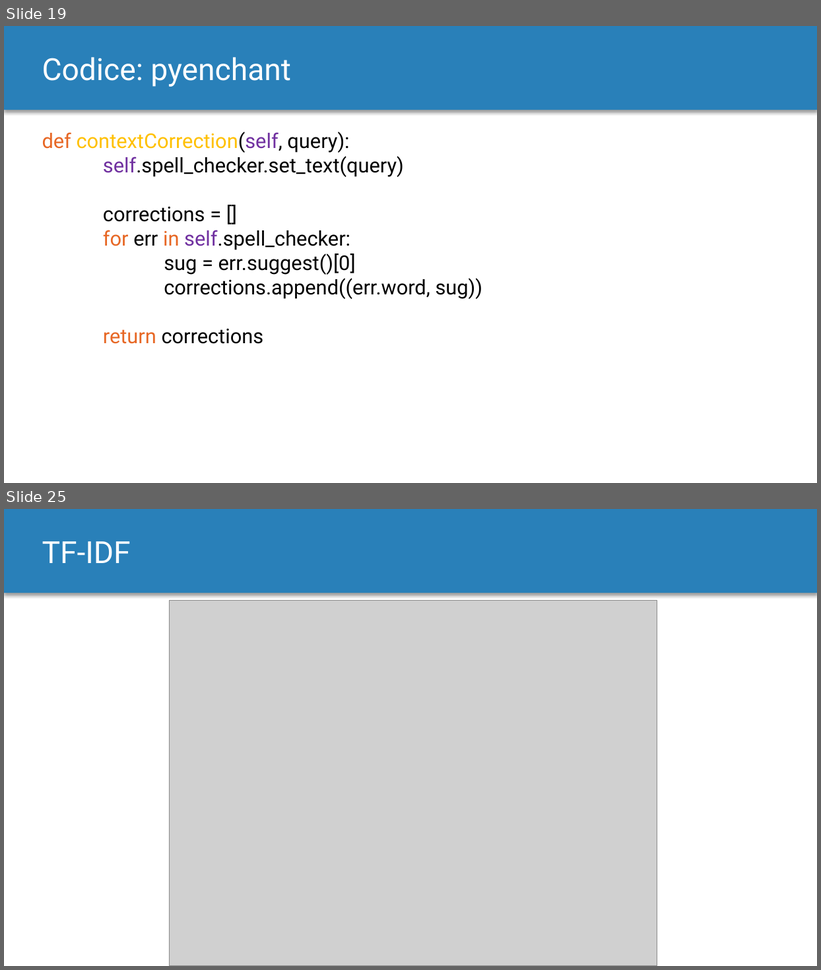
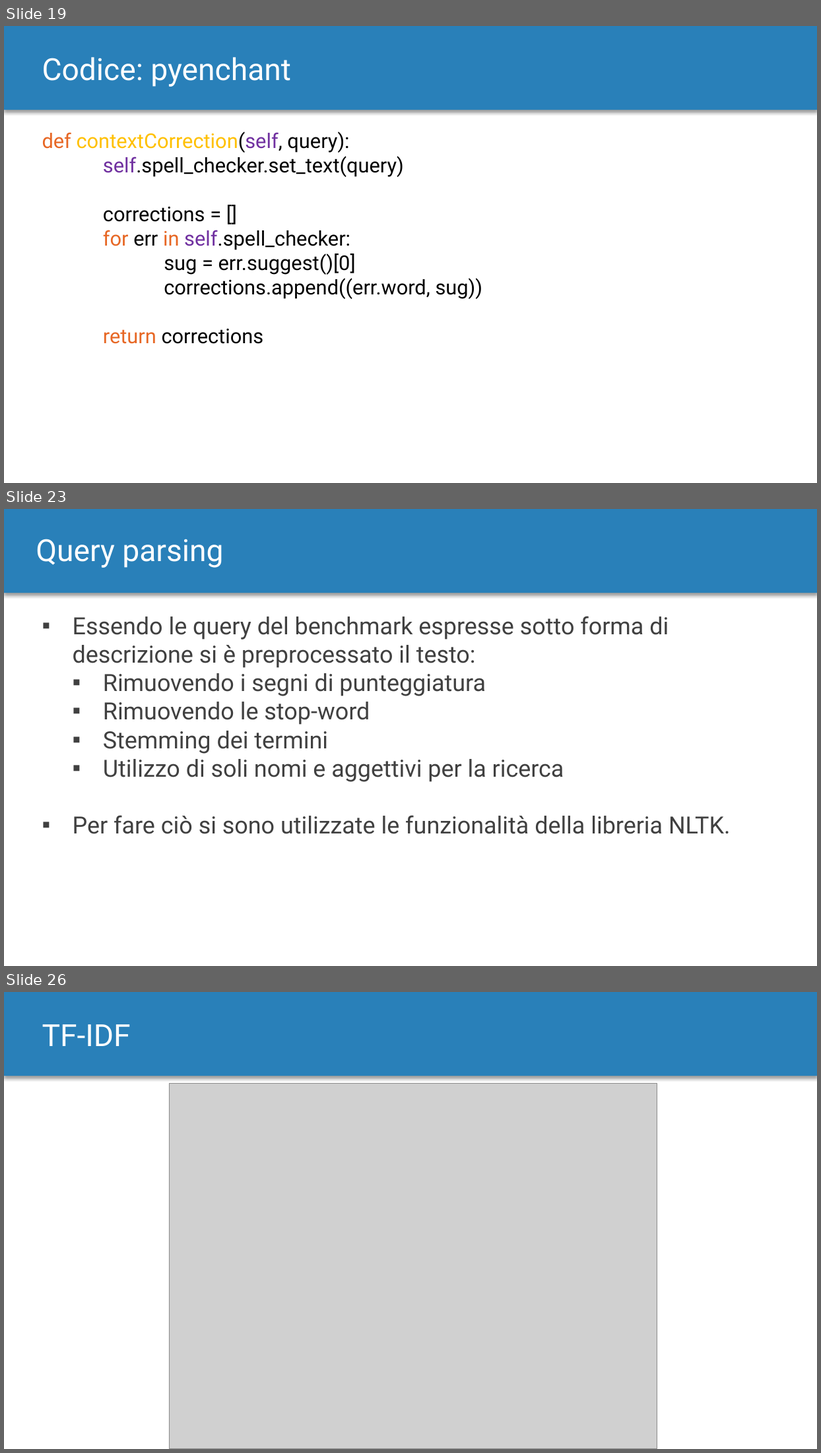
Before and after one commit to MurgoloMichele/GAvI, a slide deck: doc/Progetto.pptx. Shown one above the other, each under a label of ours: slides 19 and 25 before the commit, slides 19, 23 and 26 after it; the slides between them are not shown. The pictures are 821x970 and 821x1453 pixels, drawn with LibreOffice and Linux fonts; fonts in the diff are those of the drawing; grey boxes stand for pictures. Boxes give left, top, right and bottom in pixels: in the first picture for what was removed or moved away, otherwise in the second. Text is boxed around its words. In the diff, an @@ line names an element or a change of style, - is before the commit and + after.

```diff
--- a/doc/Progetto.pptx
+++ b/doc/Progetto.pptx
@@ slide 23 added at [4,509,817,966], background #FFFFFF; not listed: 1 template element that a slide beside it also shows @@
@@ title added at [36,539,223,568], 36 pt, text #FFFFFF @@
+Query parsing
@@ text added at [73,616,731,834], 28 pt, text #404040 @@
+▪ Essendo le query del benchmark espresse sotto forma di descrizione si è preprocessato il testo:
+  ▪ Rimuovendo i segni di punteggiatura
+  ▪ Rimuovendo le stop-word
+  ▪ Stemming dei termini
+  ▪ Utilizzo di soli nomi e aggettivi per la ricerca
+▪ Per fare ciò si sono utilizzate le funzionalità della libreria NLTK.
@@ what was slide 25 is now slide 26 @@
```
Also in this commit, not shown: 8 slides changed, 1 other slide added, 2 slides removed.
